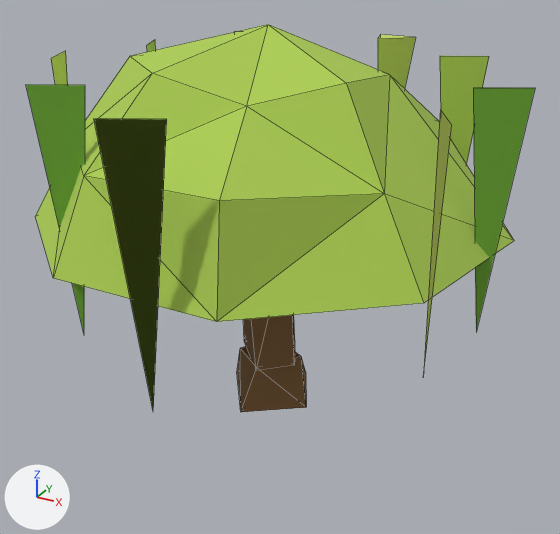
What one commit did to the glTF model game/assets/models/nature/tree_willow_1_lod1.glb.
One viewpoint serves both versions: a 50 mm lens placed at (4.6, -8.08, 5.85), pointed at (0.22, -0.12, 1.87). Arrows for +X, +Y and +Z are at lower left; the lights stay in place. The picture after the commit comes second. Mesh edges are drawn as thin lines. Vertices at exactly the same position are counted once.

Objects in the first picture: 'tree_willow_1_lod1'.
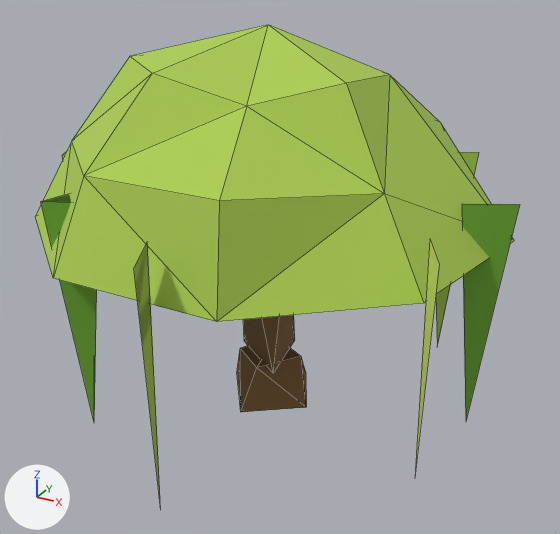
Boxes (x1, y1, x2, y2) around the edits, measured in the pictures (560 x 534 px; the box of a moved part takes in the faces that stretch with it):
'tree_willow_1_lod1', reshaped (25% taller)
    before: (26, 24, 535, 412)
    after: (35, 24, 520, 508)
part 1 of me_tree_willow_1_lod1, moved or reshaped (not visible afterwards)
    before: (147, 39, 156, 52)
part 2 of me_tree_willow_1_lod1, moved or reshaped
    before: (440, 56, 489, 164)
    after: (436, 152, 479, 346)
part 3 of me_tree_willow_1_lod1, moved or reshaped
    before: (473, 87, 535, 331)
    after: (462, 204, 520, 419)
part 4 of me_tree_willow_1_lod1, moved or reshaped
    before: (51, 51, 68, 85)
    after: (62, 151, 67, 158)
part 5 of me_tree_willow_1_lod1, moved or reshaped
    before: (423, 109, 452, 376)
    after: (415, 241, 439, 471)
part 6 of me_tree_willow_1_lod1, deleted (green)
    before: (378, 34, 416, 88)
part 7 of me_tree_willow_1_lod1, deleted (green)
    before: (94, 119, 167, 409)
part 8 of me_tree_willow_1_lod1, deleted (green)
    before: (26, 85, 85, 332)
part 9 of me_tree_willow_1_lod1, moved or reshaped
    before: (243, 315, 295, 370)
    after: (41, 194, 295, 508)

What the commit changed:
me_tree_willow_1_lod1 is used by ob_tree_willow_1_lod1; location (0.0, 0.0, 0.0).
me_tree_willow_1_lod1 had 67 vertices, 71 faces and spanned x -2.91..3.05, y -3.15..3.17, z -0.1..4.82.
me_tree_willow_1_lod1 now has 67 vertices, 72 faces and spans x -2.91..3.05, y -3.29..3.37, z -0.1..4.82.
me_tree_willow_1_lod1 part 1: the loose piece of 3 vertices spanning x -2.54..-2.27, y 0.63..1.18, z 1.99..4.37 is moved by (0.0, 0.0, -1.23).
me_tree_willow_1_lod1 part 2: the loose piece of 3 vertices spanning x 1.55..2.1, y 1.6..1.87, z 1.45..4.37 is moved by (0.0, 0.0, -1.23).
me_tree_willow_1_lod1 part 3: the loose piece of 3 vertices spanning x 2.5..3.05, y -0.25..0.02, z 1.59..4.37 is moved by (0.0, 0.0, -1.23).
me_tree_willow_1_lod1 part 4: the loose piece of 3 vertices spanning x -2.87..-2.6, y -0.85..-0.3, z 2.14..4.37 is moved by (0.0, 0.0, -1.23).
me_tree_willow_1_lod1 part 5: the loose piece of 3 vertices spanning x 2.53..2.81, y -1.93..-1.38, z 1.79..4.37 is moved by (0.0, 0.0, -1.23).
me_tree_willow_1_lod1 part 6: the loose piece of 4 vertices spanning x 0.12..0.74, y 2.54..3.17, z 1.69..4.4 is deleted.
me_tree_willow_1_lod1 part 7: the loose piece of 3 vertices spanning x 0.1..0.65, y -3.15..-2.88, z 1.45..4.37 is deleted.
me_tree_willow_1_lod1 part 8: the loose piece of 3 vertices spanning x -1.53..-0.98, y -2.31..-2.04, z 1.48..4.37 is deleted.
Part 9, on me_tree_willow_1_lod1:
2 vertices are removed from x 0.05..0.43, y -0.45..-0.1, z 0.46..0.47.
6 faces are deleted.
8 vertices are added at x -1.47..0.52, y -3.29..-0.39, z 0.22..3.17.
4 new faces join them, mat_m_7e5d3a (brown #7e5d3a).
1 new face joins them, mat_m_adce54 (green #adce54).
4 new faces join them, mat_m_6faa35 (green #6faa35).
Other edits to the shape of me_tree_willow_1_lod1 do not show in these pictures.
